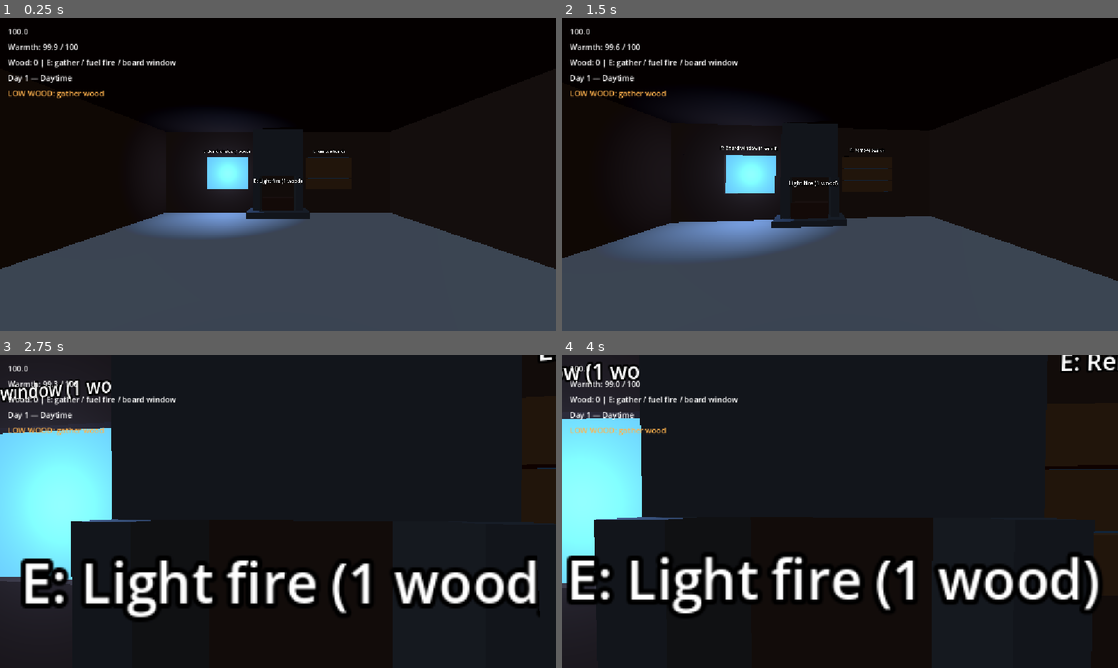
Above: before the commit, frames 1-4 (two rows, left to right).
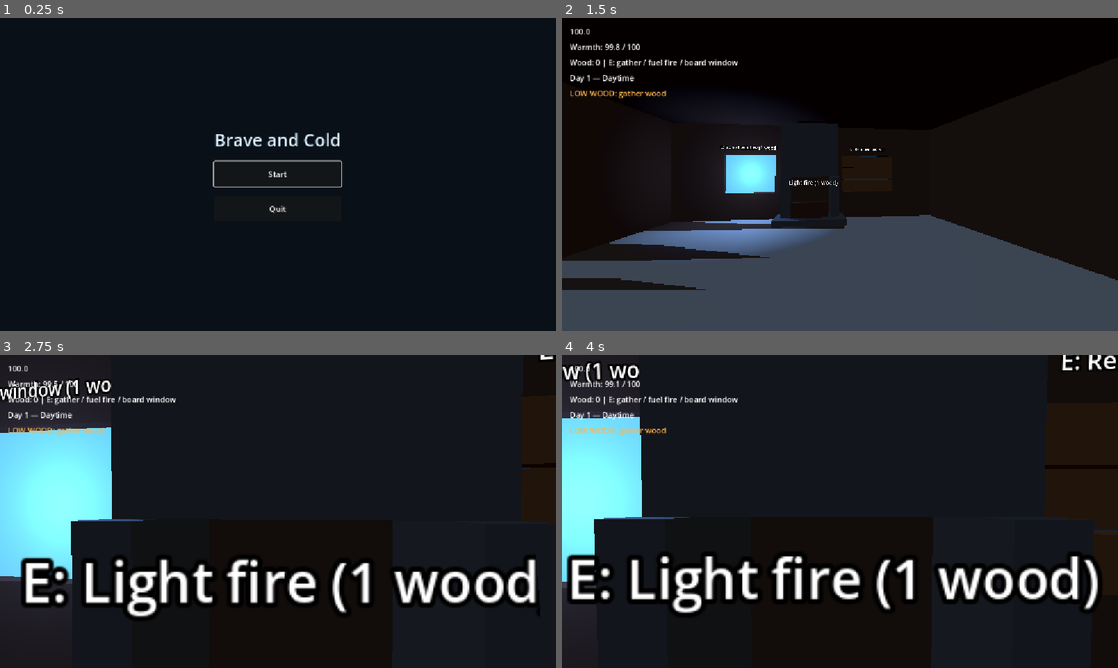
Above: after the commit, the same moments.

Repository: EarthDeparture/brave_and_cold
Game: Godot game, scene res://scenes/main_menu.tscn
The game is run twice, just before and just after one commit, with the same random seed, the same clock (stepped at 60 frames per second) and the same inputs. Before the commit the project starts from res://scenes/main.tscn.
Inputs (mouse positions are in pixels of both pictures, inside the frame that each line leads up to):
- Up to frame 1 (0.25 s): no input
- Up to frame 2 (1.5 s): click (840, 174) at 0.5 s, where only the run after the commit has a clickable "Start"; tap Enter at 1.25 s; move the mouse to (867, 174) at 1.27 s; hold W (move_up) from 1.28 s (still down); hold E (interact) from 1.28 s (still down); click (867, 174) at 1.42 s
- Up to frame 3 (2.75 s): keep holding W (move_up); move the mouse to (250, 511) at 2.02 s; release E (interact) at 2.03 s; tap Shift (sprint) at 2.1 s; click (250, 511) at 2.17 s
- Up to frame 4 (4 s): keep holding W (move_up); move the mouse to (851, 505) at 2.77 s; tap R at 2.85 s; click (851, 505) at 2.92 s; tap Space at 3.5 s; move the mouse to (834, 517) at 3.52 s; tap E (interact) at 3.6 s; click (834, 517) at 3.67 s

The runs differ from the first frame. In frame 1, 35% of the frame differs, in the area x 0-100%, y 3-100%; in frame 2, 2.9%; in frame 3, 2.5%; in frame 4, 2.6%.

Commit message:
agent(d9a78f5e): **Main menu / start screen (code)** — New `main_menu

Diff:
--- a/brave-and-cold/project.godot
+++ b/brave-and-cold/project.godot
@@ -11,7 +11,7 @@
 [application]
 
 config/name="brave and cold"
-run/main_scene="res://scenes/main.tscn"
+run/main_scene="res://scenes/main_menu.tscn"
 config/features=PackedStringArray("4.7", "Forward Plus")
 config/icon="res://icon.svg"
 
--- /dev/null
+++ b/brave-and-cold/scenes/main_menu.tscn
@@ -0,0 +1,55 @@
+[gd_scene load_steps=2 format=3]
+
+[ext_resource type="Script" path="res://scripts/main_menu.gd" id="1_menu"]
+
+[node name="MainMenu" type="Control"]
+process_mode = 3
+layout_mode = 3
+anchors_preset = 15
+anchor_right = 1.0
+anchor_bottom = 1.0
+grow_horizontal = 2
+grow_vertical = 2
+script = ExtResource("1_menu")
+
+[node name="Background" type="ColorRect" parent="."]
+layout_mode = 1
+anchors_preset = 15
+anchor_right = 1.0
+anchor_bottom = 1.0
+grow_horizontal = 2
+grow_vertical = 2
+mouse_filter = 2
+color = Color(0.035, 0.065, 0.09, 1)
+
+[node name="Center" type="CenterContainer" parent="."]
+layout_mode = 1
+anchors_preset = 15
+anchor_right = 1.0
+anchor_bottom = 1.0
+grow_horizontal = 2
+grow_vertical = 2
+
+[node name="Menu" type="VBoxContainer" parent="Center"]
+layout_mode = 2
+theme_override_constants/separation = 20
+
+[node name="Title" type="Label" parent="Center/Menu"]
+layout_mode = 2
+theme_override_colors/font_color = Color(0.85, 0.93, 1, 1)
+theme_override_font_sizes/font_size = 36
+text = "Brave and Cold"
+horizontal_alignment = 1
+
+[node name="Start" type="Button" parent="Center/Menu"]
+custom_minimum_size = Vector2(260, 52)
+layout_mode = 2
+text = "Start"
+
+[node name="Quit" type="Button" parent="Center/Menu"]
+custom_minimum_size = Vector2(260, 52)
+layout_mode = 2
+text = "Quit"
+
+[connection signal="pressed" from="Center/Menu/Start" to="." method="_on_start_pressed"]
+[connection signal="pressed" from="Center/Menu/Quit" to="." method="_on_quit_pressed"]
--- /dev/null
+++ b/brave-and-cold/scripts/main_menu.gd
@@ -0,0 +1,21 @@
+extends Control
+
+
+func _ready() -> void:
+	# Keep the survival autoloads idle while the player is choosing.
+	get_tree().paused = true
+	Input.mouse_mode = Input.MOUSE_MODE_VISIBLE
+	$Center/Menu/Start.grab_focus()
+
+
+func _on_start_pressed() -> void:
+	var tree := get_tree()
+	var error := tree.change_scene_to_file("res://scenes/main.tscn")
+	if error == OK:
+		tree.paused = false
+	else:
+		push_error("Could not start game: %s" % error_string(error))
+
+
+func _on_quit_pressed() -> void:
+	get_tree().quit()
Not shown, added: brave-and-cold/scripts/main_menu.gd.uid
Not shown, added: brave-and-cold/docs/main-menu-review.md
